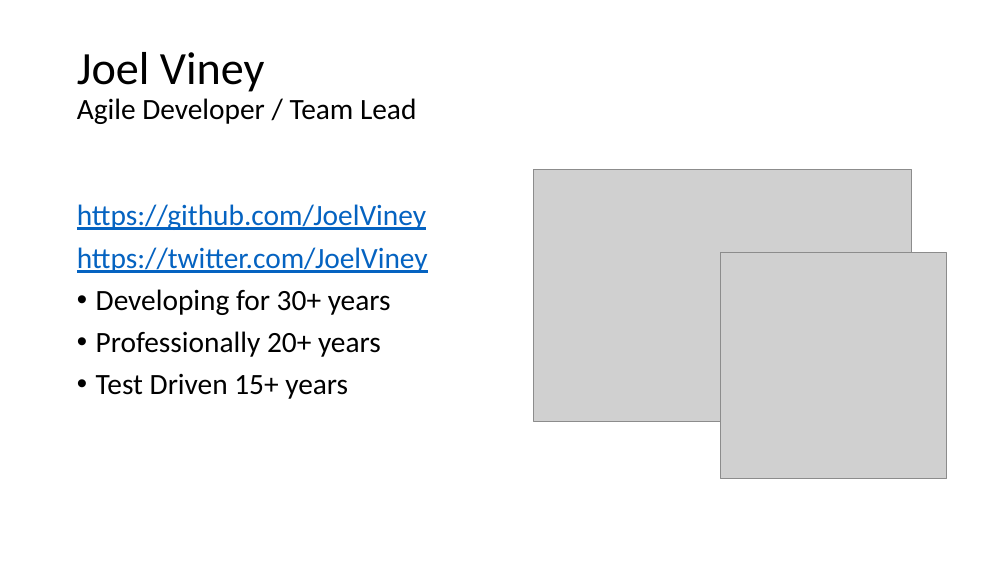
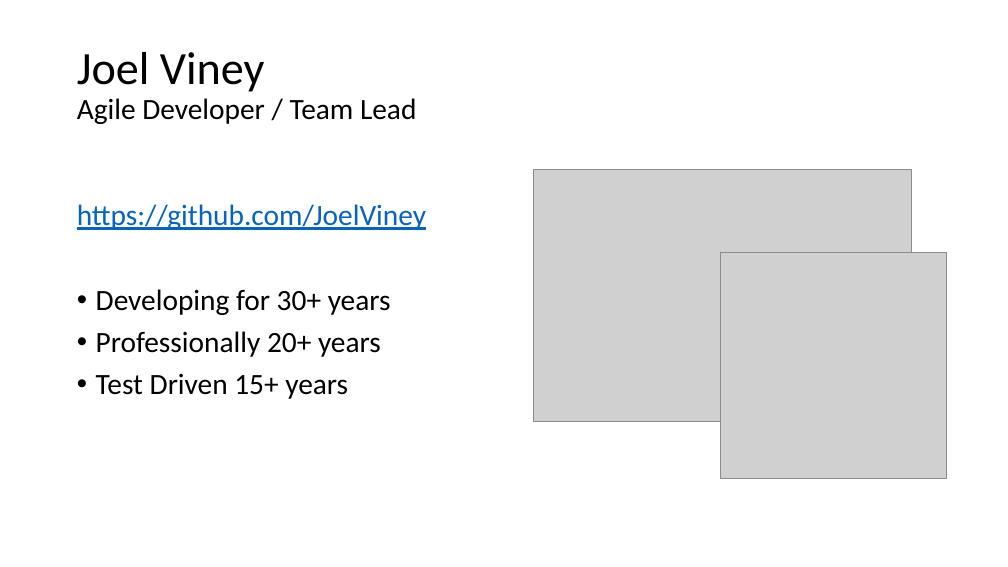
Before and after one commit to JoelViney/TestDrivenTalk, a slide deck: slide 1 of !Test Driven Development.pptx. Drawn at 1008x567 pixels with LibreOffice and Linux fonts; fonts in the diff are those of the drawing; grey boxes stand for pictures. Boxes give left, top, right and bottom in pixels: in the first picture for what was removed or moved away, otherwise in the second. Text is boxed around its words. In the diff, an @@ line names an element or a change of style, - is before the commit and + after.

```diff
--- a/!Test Driven Development.pptx
+++ b/!Test Driven Development.pptx
@@ text at (77,247,428,273): paragraph removed @@
-https://twitter.com/JoelViney
```
Also in this commit, not shown: 3 other slides changed.
